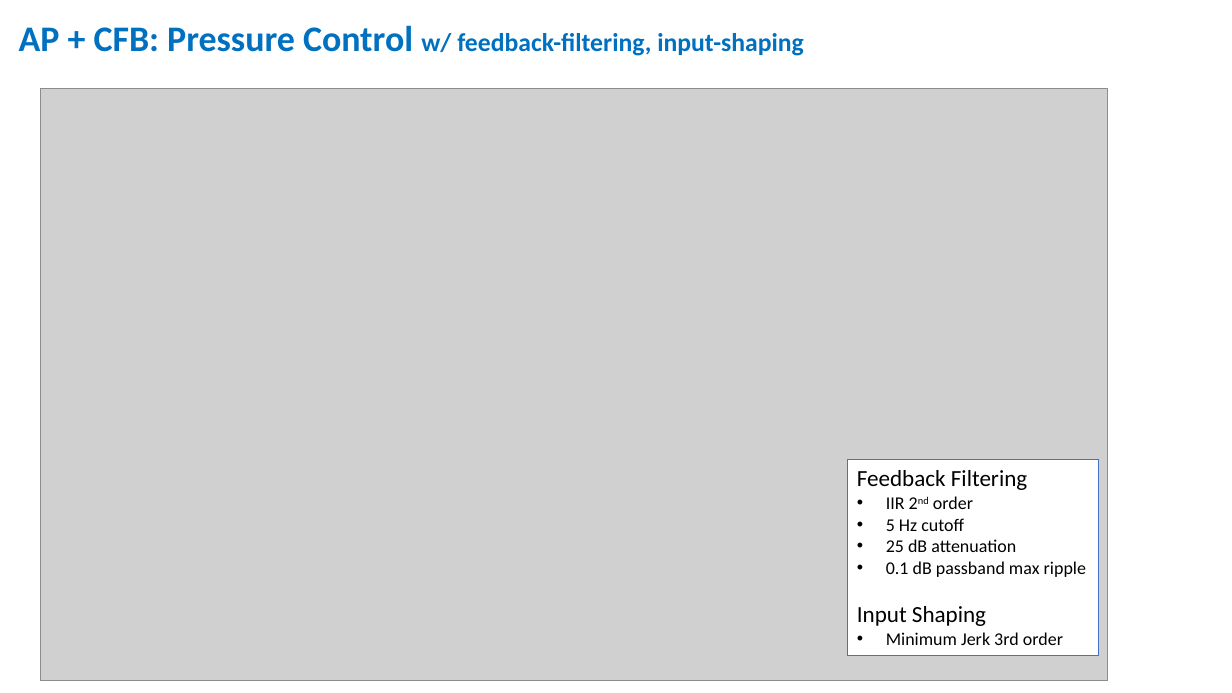
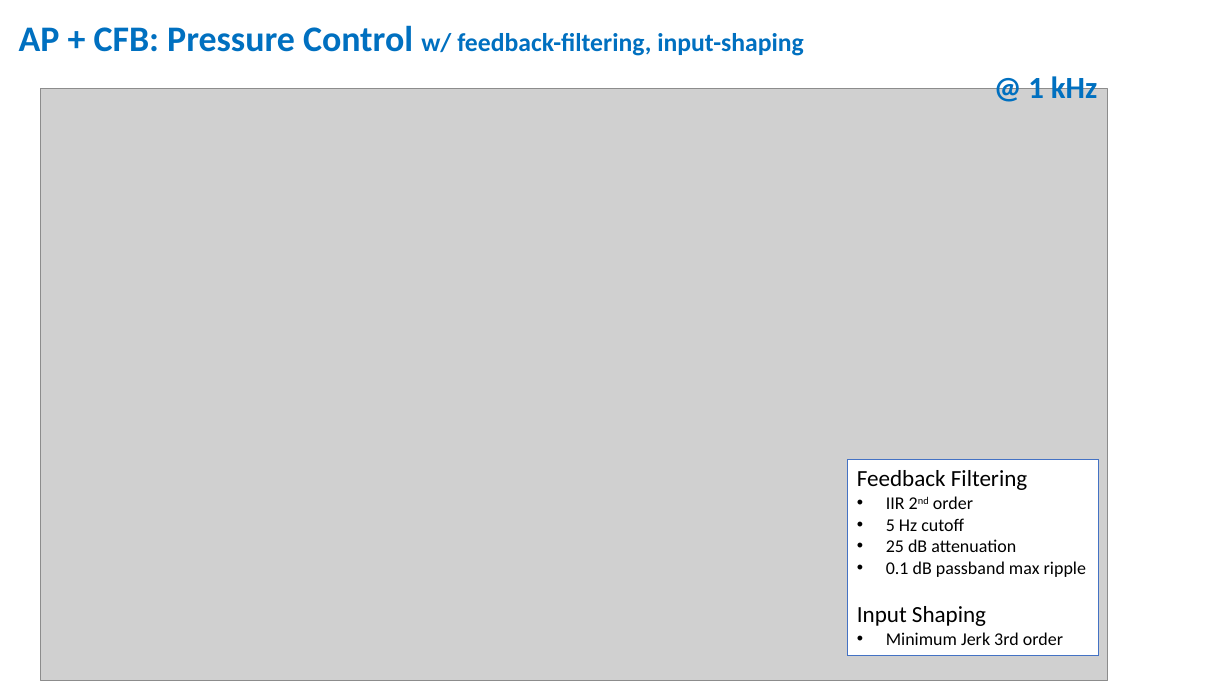
Before and after one commit to icub-tech-iit/ventilator-FI5, a slide deck: slide 21 of models/simscape/analysis/analysis.pptx. Drawn at 1232x693 pixels with LibreOffice and Linux fonts; fonts in the diff are those of the drawing; grey boxes stand for pictures; background and template pictures are left out. Boxes give left, top, right and bottom in pixels: in the first picture for what was removed or moved away, otherwise in the second. Text is boxed around its words. In the diff, an @@ line names an element or a change of style, - is before the commit and + after.

```diff
--- a/models/simscape/analysis/analysis.pptx
+++ b/models/simscape/analysis/analysis.pptx
@@ text added at (1028,72,1097,98), 24 pt, text #0070C0, bold @@
+@ 1 kHz
```
Also in this commit, not shown: 2 other slides changed, 1 slide added, 2 other files.
